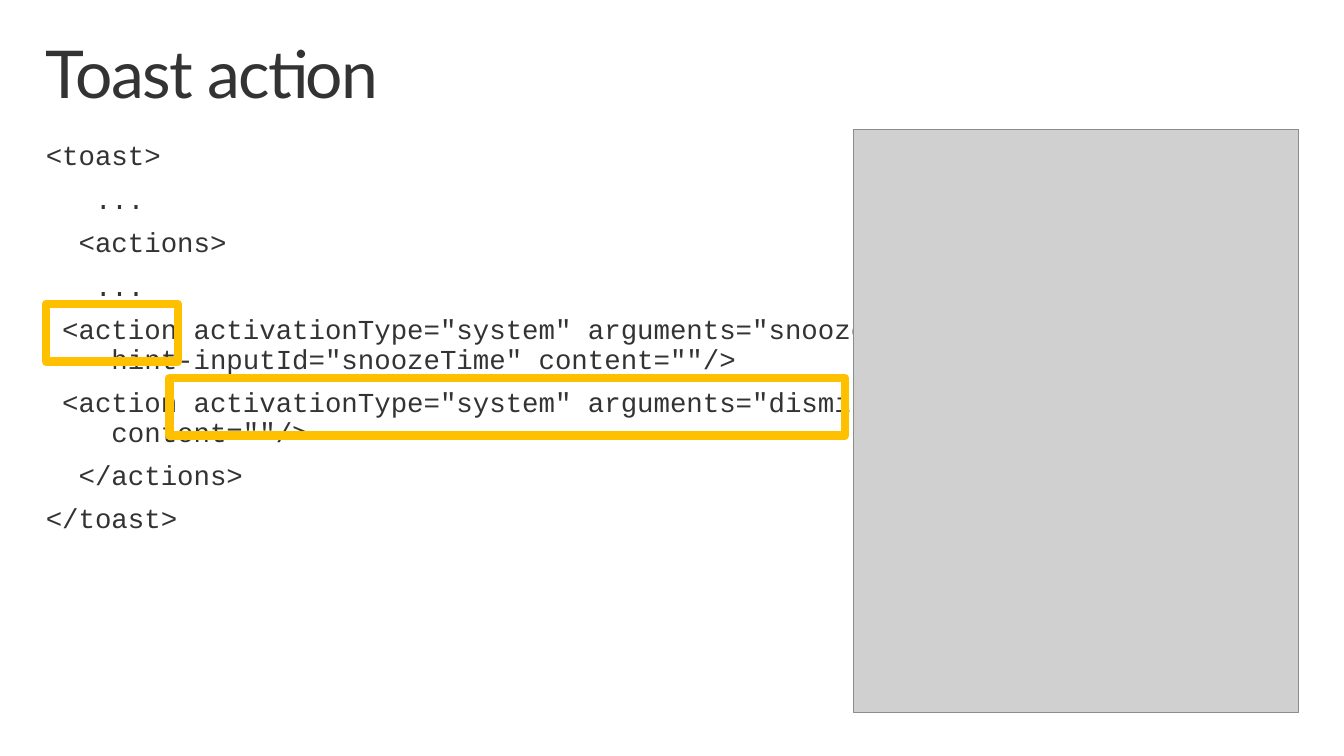
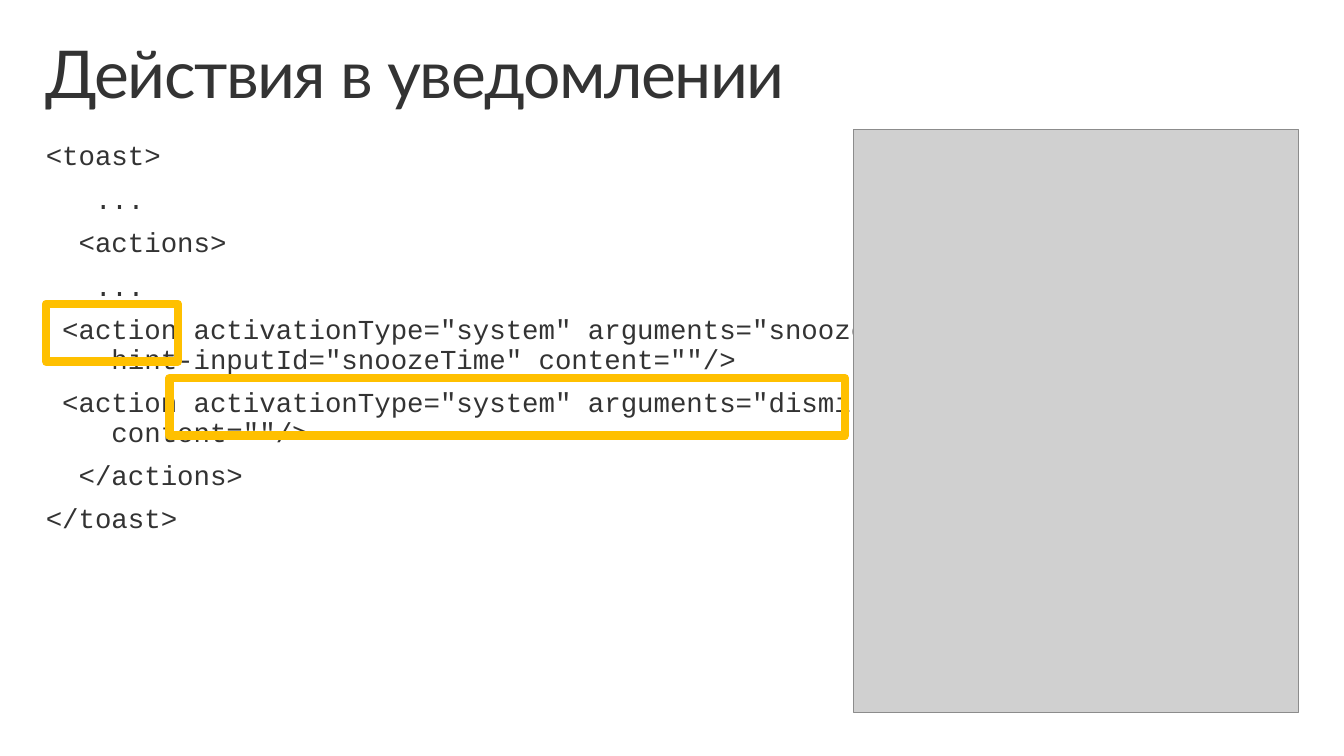
Before and after one commit to evangelism/WinDevWorkshop, a slide deck: slide 15 of !RU 03. Live Tiles and Notifications/03-Live Tiles and Notifications.pptx. Drawn at 1344x756 pixels with LibreOffice and Linux fonts; fonts in the diff are those of the drawing; grey boxes stand for pictures; background and template pictures are left out. Boxes give left, top, right and bottom in pixels: in the first picture for what was removed or moved away, otherwise in the second. Text is boxed around its words. In the diff, an @@ line names an element or a change of style, - is before the commit and + after.

```diff
--- a/!RU 03. Live Tiles and Notifications/03-Live Tiles and Notifications.pptx
+++ b/!RU 03. Live Tiles and Notifications/03-Live Tiles and Notifications.pptx
@@ title at <box>46,50,785,110</box>: text changed @@
-Toast action
+Действия в уведомлении
```
Also in this commit, not shown: 10 other slides changed, 1 slide added, 1 slide removed.
